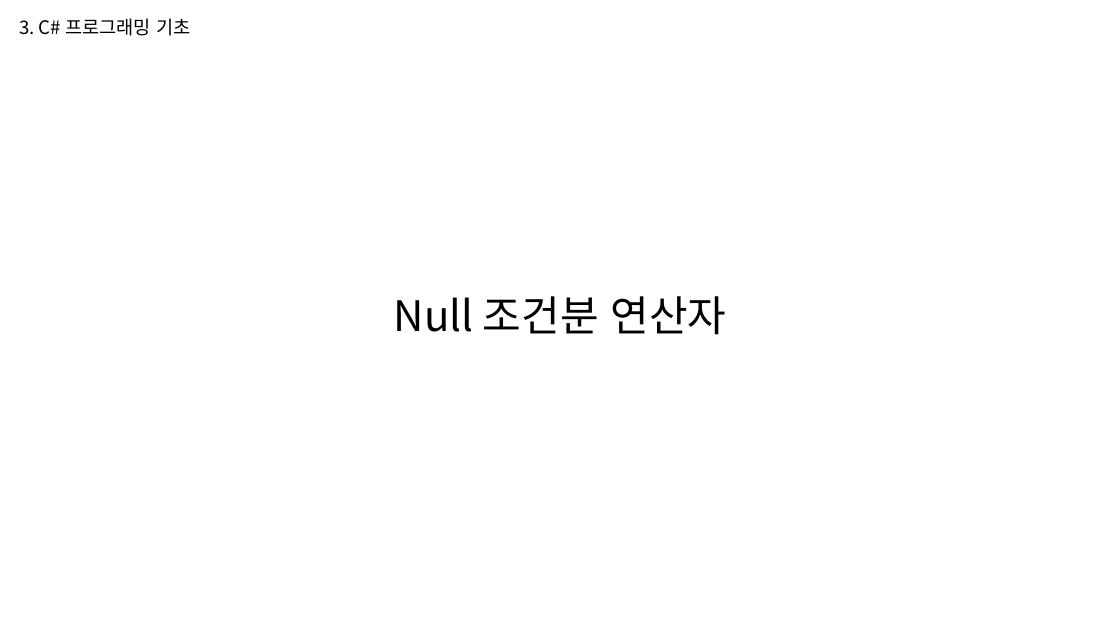
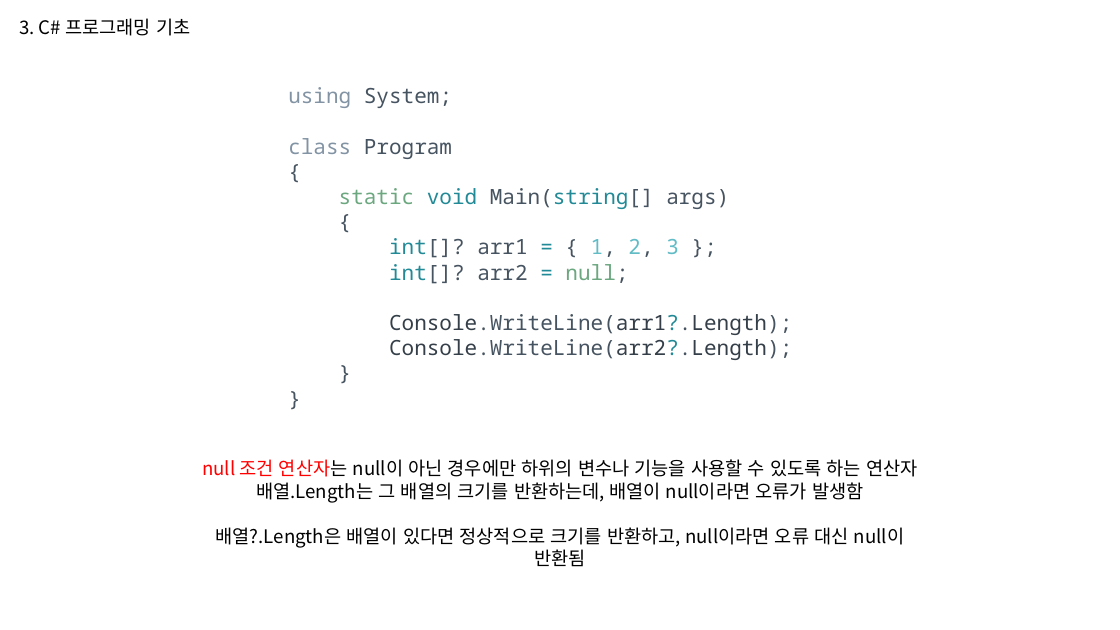
Before and after one commit to WooLyung/2023-Unity-CSharp, a slide deck: slide 37 of 1. C# 기초.pptx (slide 30 before the commit). Drawn at 1120x630 pixels with LibreOffice and Linux fonts; fonts in the diff are those of the drawing. Boxes give left, top, right and bottom in pixels: in the first picture for what was removed or moved away, otherwise in the second. Text is boxed around its words. In the diff, an @@ line names an element or a change of style, - is before the commit and + after.

```diff
--- a/1. C# 기초.pptx
+++ b/1. C# 기초.pptx
@@ text added at (x1=288, y1=87, x2=792, y2=360), 18 pt, text #465360 @@
+using System;
+class Program
+{
+static void Main(string[] args)
+{
+int[]? arr1 = { 1, 2, 3 };
+int[]? arr2 = null;
+Console.WriteLine(arr1?.Length);
+Console.WriteLine(arr2?.Length);
+}
+}
@@ text removed at (x1=394, y1=296, x2=726, y2=335) @@
-Null 조건분 연산자
@@ text added at (x1=202, y1=459, x2=917, y2=567), 16 pt, text #000000 @@
+null 조건 연산자는 null이 아닌 경우에만 하위의 변수나 기능을 사용할 수 있도록 하는 연산자
+배열.Length는 그 배열의 크기를 반환하는데, 배열이 null이라면 오류가 발생함
+배열?.Length은 배열이 있다면 정상적으로 크기를 반환하고, null이라면 오류 대신 null이 반환됨
```
Also in this commit, not shown: 9 other slides changed, 8 slides added.
